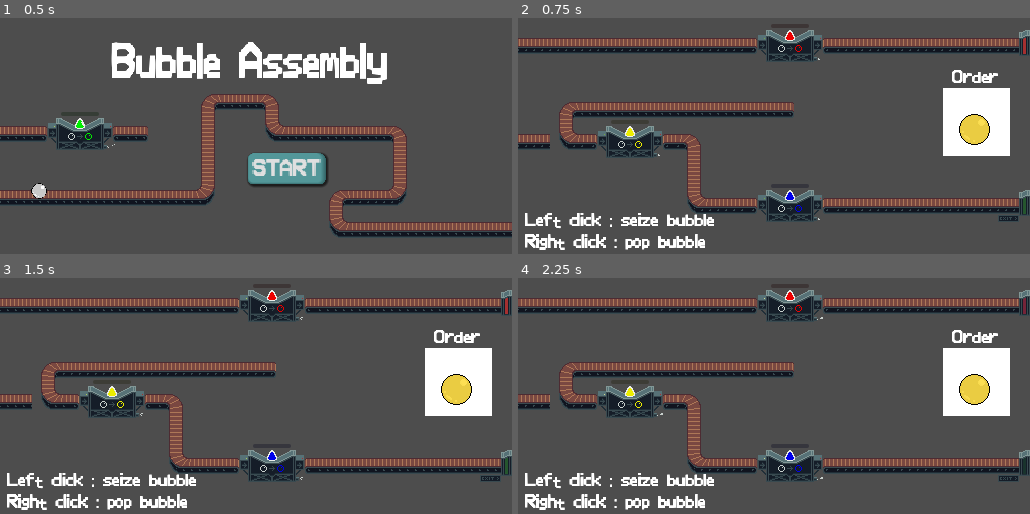
Above: before the commit, frames 1-4 (two rows, left to right).
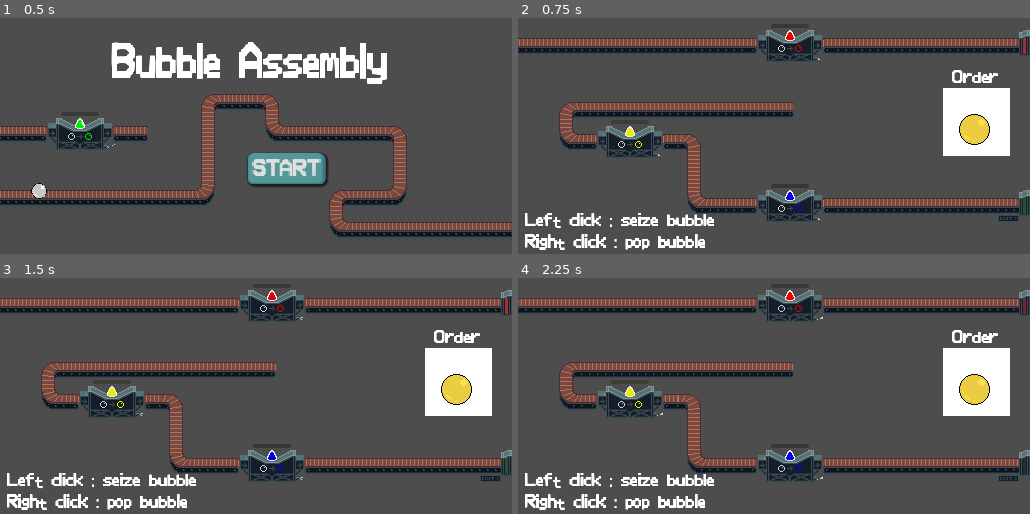
Above: after the commit, the same moments.

Repository: rems64/BubbleAssembly
Game: Godot game, scene res://bienvenue.tscn
Two runs of this game, one before a commit and one after it. Both use one fixed random seed, a clock stepped at 60 frames per second and the inputs below.
Inputs (mouse positions are in pixels of both pictures, inside the frame that each line leads up to):
- Up to frame 1 (0.5 s): no input
- Up to frame 2 (0.75 s): click "START" at 0.5 s
- Up to frame 3 (1.5 s): move the mouse to (368, 372) at 1.27 s; click (368, 372) at 1.42 s
- Up to frame 4 (2.25 s): move the mouse to (671, 398) at 2.02 s; click (671, 398) at 2.17 s

Frame 1 is identical in both runs. In frame 2, 0.4% of the frame differs, in the area x 0-7%, y 49-56%; in frame 3, 0.4%; in frame 4, 0.4%.

Commit message:
fix level01 map

Diff:
--- a/level01.tscn
+++ b/level01.tscn
@@ -130,7 +130,7 @@
 Right click : pop bubble"
 
 [node name="TileMapLayer" type="TileMapLayer" parent="."]
-tile_map_data = PackedByteArray("AAAPAAYAAQAAABkAAAAOAAYAAQA …(608 unchanged characters)… AABIAAAAAAAEAAQAAAAEAAAD//wEAAQAAAAEAAAAAAAQAAQAAAAEAAAD//wQAAQAAAA8AAAA=")
+tile_map_data = PackedByteArray("AAAPAAYAAQAAABkAAAAOAAYAAQA …(608 unchanged characters)… AABIAAAAAAAEAAQAAAAEAAAD//wEAAQAAAAEAAAA=")
 tile_set = ExtResource("1_0rjcl")
 
 [node name="ColorChanger" parent="." instance=ExtResource("5_si668")]
